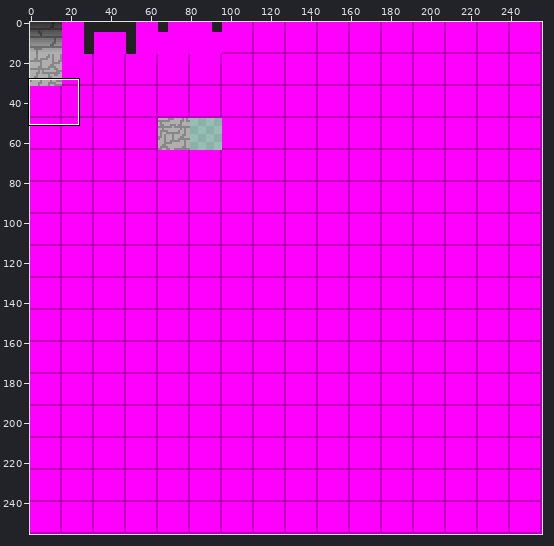
Sprite sheet, stored at res/img/Tilemap.png. Above, an overview of the earlier version with the close-up marked.
Close-up. Old version:
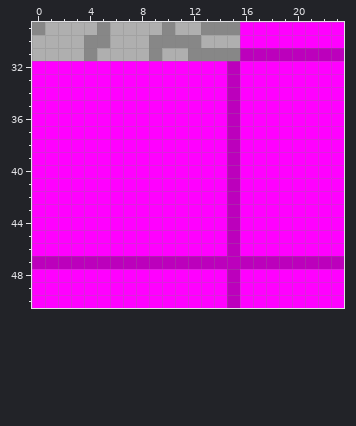
The file is 256x256 pixels. Colours within 5 levels of each other are drawn and written as one. Shown: x 0..23, y 29..50. The commit also changed other parts of the picture, which this record leaves out.
Once edited:
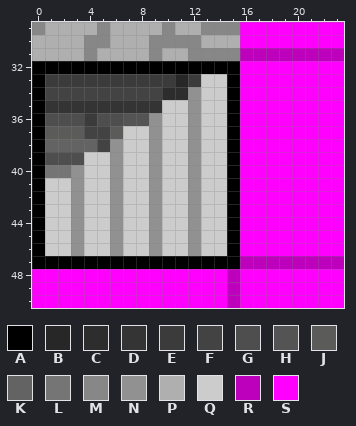
Palette (. is transparent): A #000000  B #272727  C #2d2d2d  D #343434  E #3b3b3b  F #434343  G #4e4e4e  H #545454  J #5b5b59  K #636363  L #757575  M #878787  N #919191  P #afafaf  Q #cccccc  R #bc00bc  S #ff00ff
Diff:
{"y":32,"x":0,"old":"SSSSSSSSSSSSSSSR","new":"AAAAAAAAAAAAAAAA"}
{"y":33,"x":0,"old":"SSSSSSSSSSSSSSSR","new":"AEEEEEEEEEEBEQQA"}
{"y":34,"x":0,"old":"SSSSSSSSSSSSSSSR","new":"AFFFFFFFFFCCNQQA"}
{"y":35,"x":0,"old":"SSSSSSSSSSSSSSSR","new":"ADDDDDDDDDQQNQQA"}
{"y":36,"x":0,"old":"SSSSSSSSSSSSSSSR","new":"AGGGEGGHHNQQNQQA"}
{"y":37,"x":0,"old":"SSSSSSSSSSSSSSSR","new":"AJJJFFJQQNQQNQQA"}
{"y":38,"x":0,"old":"SSSSSSSSSSSSSSSR","new":"AKKKKFNQQNQQNQQA"}
{"y":39,"x":0,"old":"SSSSSSSSSSSSSSSR","new":"AGGGQQNQQNQQNQQA"}
{"y":40,"x":0,"old":"SSSSSSSSSSSSSSSR","new":"ALLNQQNQQNQQNQQA"}
{"y":41,"x":0,"old":"SSSSSSSSSSSSSSSR","new":"AQQNQQNQQNQQNQQA"}
{"y":42,"x":0,"old":"SSSSSSSSSSSSSSSR","new":"AQQNQQNQQNQQNQQA"}
{"y":43,"x":0,"old":"SSSSSSSSSSSSSSSR","new":"AQQNQQNQQNQQNQQA"}
{"y":44,"x":0,"old":"SSSSSSSSSSSSSSSR","new":"AQQNQQNQQNQQNQQA"}
{"y":45,"x":0,"old":"SSSSSSSSSSSSSSSR","new":"AQQNQQNQQNQQNQQA"}
{"y":46,"x":0,"old":"SSSSSSSSSSSSSSSR","new":"AQQNQQNQQNQQNQQA"}
{"y":47,"x":0,"old":"RRRRRRRRRRRRRRRR","new":"AAAAAAAAAAAAAAAA"}
{"label":"changed","picture_box":[32,61,240,269]}
